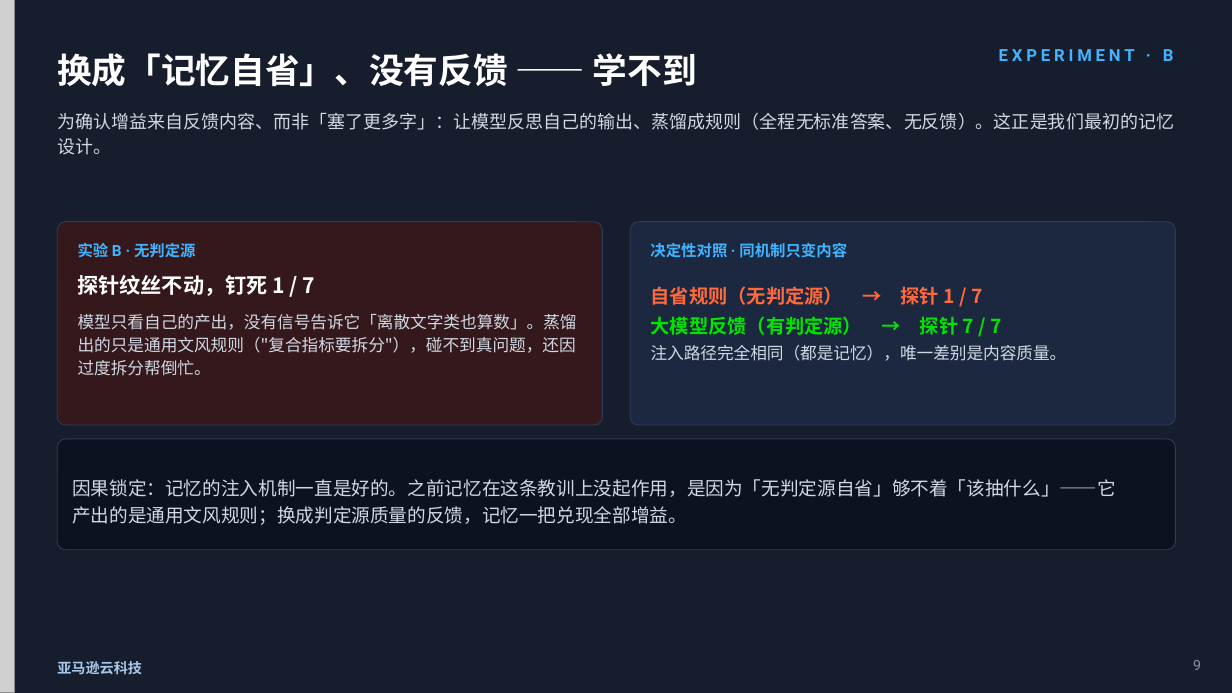
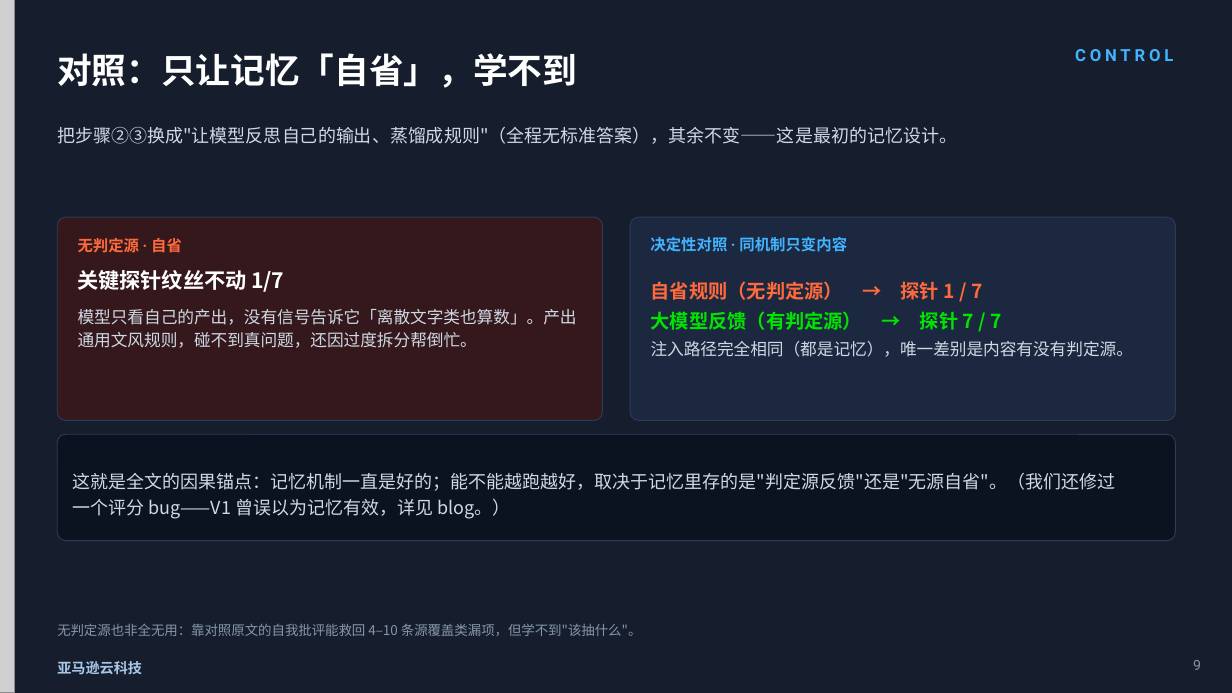
Before and after one commit to dashjim/agentcore-memory-loop, a slide deck: slide 9 of docs/记忆能让Agent越跑越好吗.pptx. Drawn at 1232x693 pixels with LibreOffice and Linux fonts; fonts in the diff are those of the drawing; grey boxes stand for pictures. Boxes give left, top, right and bottom in pixels: in the first picture for what was removed or moved away, otherwise in the second. Text is boxed around its words. In the diff, an @@ line names an element or a change of style, - is before the commit and + after.

```diff
--- a/docs/记忆能让Agent越跑越好吗.pptx
+++ b/docs/记忆能让Agent越跑越好吗.pptx
@@ text at (x1=57, y1=53, x2=577, y2=88): text changed @@
-换成「记忆自省」、没有反馈 —— 学不到
+对照：只让记忆「自省」，学不到
@@ text at (x1=1075, y1=49, x2=1173, y2=61): text changed @@
-EXPERIMENT · B
+CONTROL
@@ text at (x1=57, y1=127, x2=957, y2=144): text changed @@
-为确认增益来自反馈内容、而非「塞了更多字」：让模型反思自己的输出、蒸馏成规则（全程无标准答案、无反馈）。这正是我们最初的记忆设计。
+把步骤②③换成"让模型反思自己的输出、蒸馏成规则"（全程无标准答案），其余不变——这是最初的记忆设计。
@@ text at (x1=78, y1=238, x2=182, y2=253): text changed; text colour #42B4FF to #FF6A3D @@
-实验 B · 无判定源
+无判定源 · 自省
@@ 2 rounded rectangles, 1 text moved together from (x1=57, y1=222, x2=1176, y2=425) to (x1=57, y1=217, x2=1176, y2=421) @@
@@ text at (x1=78, y1=270, x2=284, y2=292): text changed @@
-探针纹丝不动，钉死 1 / 7
+关键探针纹丝不动 1/7
@@ text at (x1=78, y1=309, x2=577, y2=348): text changed @@
-模型只看自己的产出，没有信号告诉它「离散文字类也算数」。蒸馏出的只是通用文风规则（"复合指标要拆分"），碰不到真问题，还因过度拆分帮倒忙。
+模型只看自己的产出，没有信号告诉它「离散文字类也算数」。产出通用文风规则，碰不到真问题，还因过度拆分帮倒忙。
@@ text at (x1=651, y1=341, x2=1133, y2=357): text changed @@
-注入路径完全相同（都是记忆），唯一差别是内容质量。
+注入路径完全相同（都是记忆），唯一差别是内容有没有判定源。
@@ rounded rectangle resized from (x1=57, y1=439, x2=1176, y2=550) to (x1=57, y1=434, x2=1176, y2=541) @@
@@ rounded rectangle at (x1=57, y1=434, x2=1176, y2=541): proportions changed @@
@@ text at (x1=72, y1=473, x2=1115, y2=519): text changed; size 14.5 to 14 pt @@
-因果锁定：记忆的注入机制一直是好的。之前记忆在这条教训上没起作用，是因为「无判定源自省」够不着「该抽什么」——它产出的是通用文风规则；换成判定源质量的反馈，记忆一把兑现全部增益。
+这就是全文的因果锚点：记忆机制一直是好的；能不能越跑越好，取决于记忆里存的是"判定源反馈"还是"无源自省"。（我们还修过一个评分 bug——V1 曾误以为记忆有效，详见 blog。）
@@ text added at (x1=57, y1=624, x2=642, y2=636), 10.5 pt, text #8496A8 @@
+无判定源也非全无用：靠对照原文的自我批评能救回 4–10 条源覆盖类漏项，但学不到"该抽什么"。
```
Also in this commit, not shown: 8 other slides changed, 3 slides added, 6 slides removed, 1 other file.
